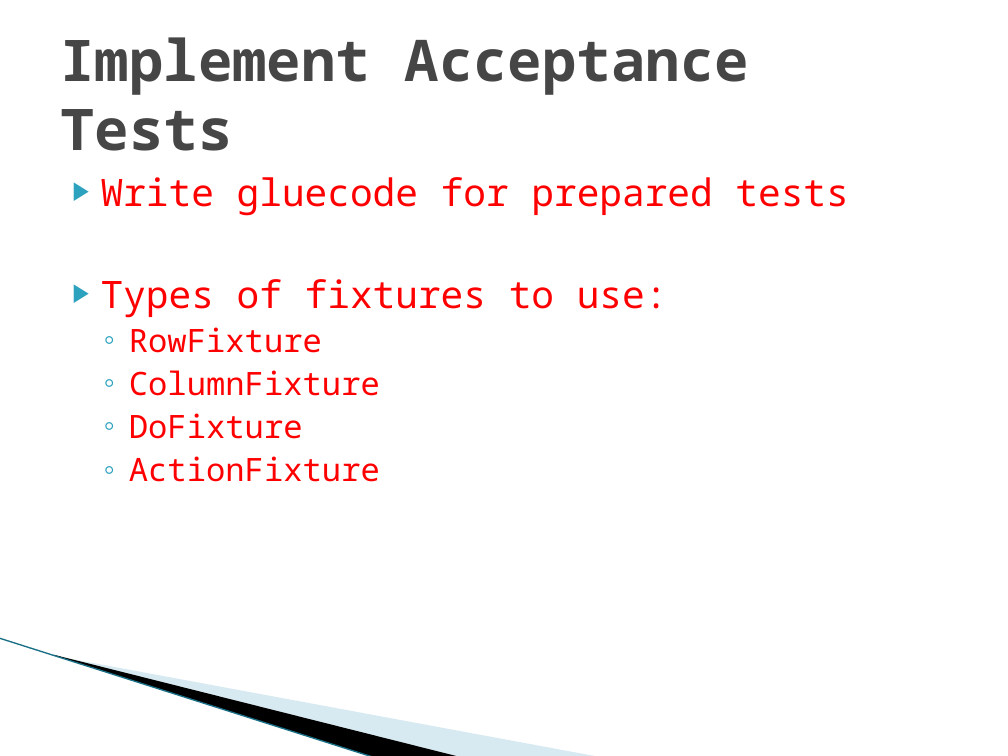
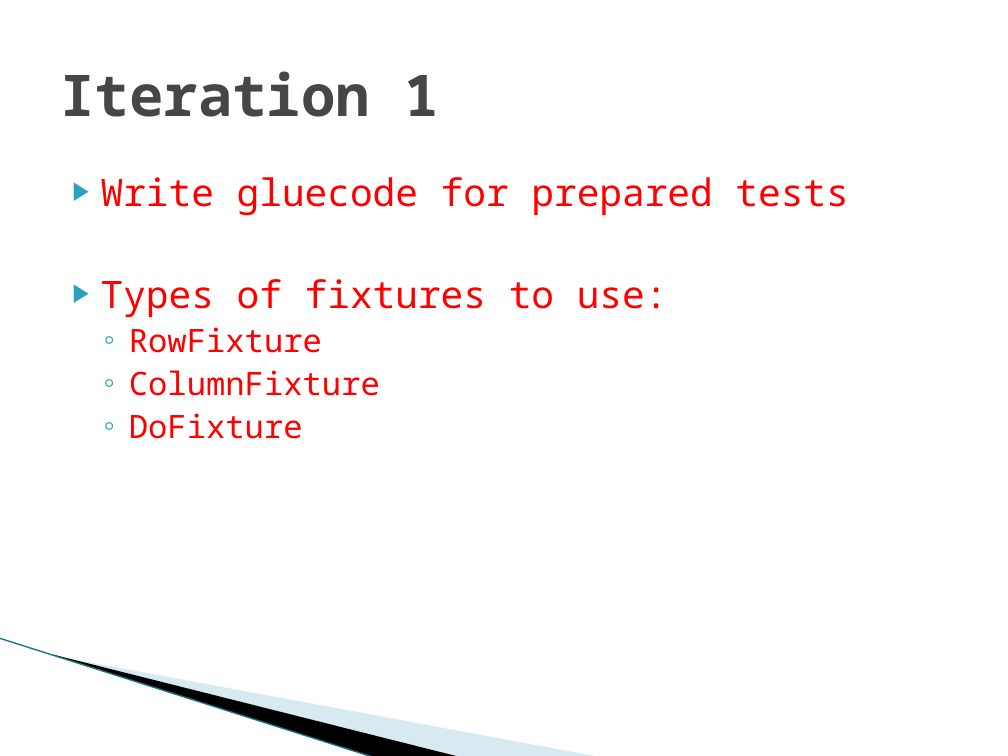
Before and after one commit to michelgrootjans/agileacceptancetesting, a slide deck: slide 15 of Slides/20090514_iLearn_AgileAcceptanceTesting.pptx. Drawn at 1008x756 pixels with LibreOffice and Linux fonts; fonts in the diff are those of the drawing; background and template pictures are left out. Boxes give left, top, right and bottom in pixels: in the first picture for what was removed or moved away, otherwise in the second. Text is boxed around its words. In the diff, an @@ line names an element or a change of style, - is before the commit and + after.

```diff
--- a/Slides/20090514_iLearn_AgileAcceptanceTesting.pptx
+++ b/Slides/20090514_iLearn_AgileAcceptanceTesting.pptx
@@ title at [60,71,439,117]: text changed @@
-Implement Acceptance Tests
+Iteration 1
@@ text at [129,456,380,482]: paragraph removed @@
-  ◦ ActionFixture
```
Also in this commit, not shown: 7 other slides changed, 2 slides added, 1 other file.
